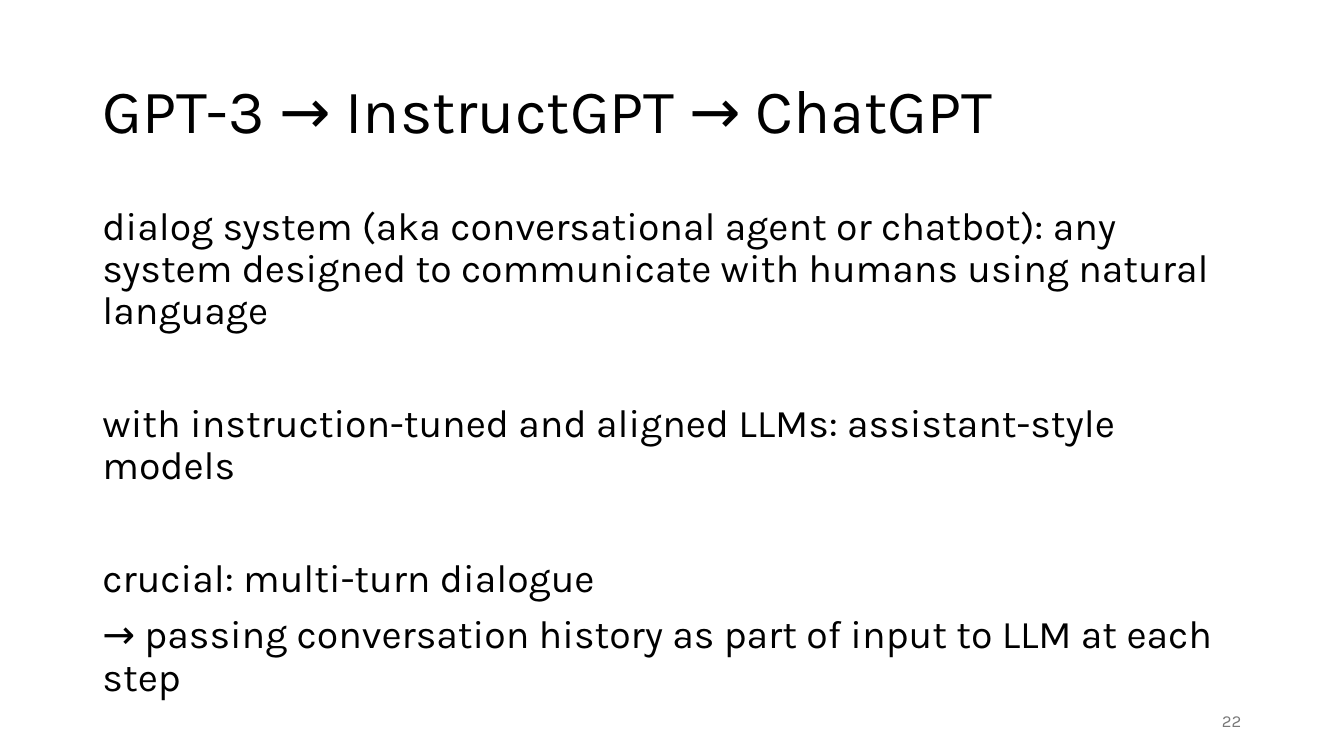
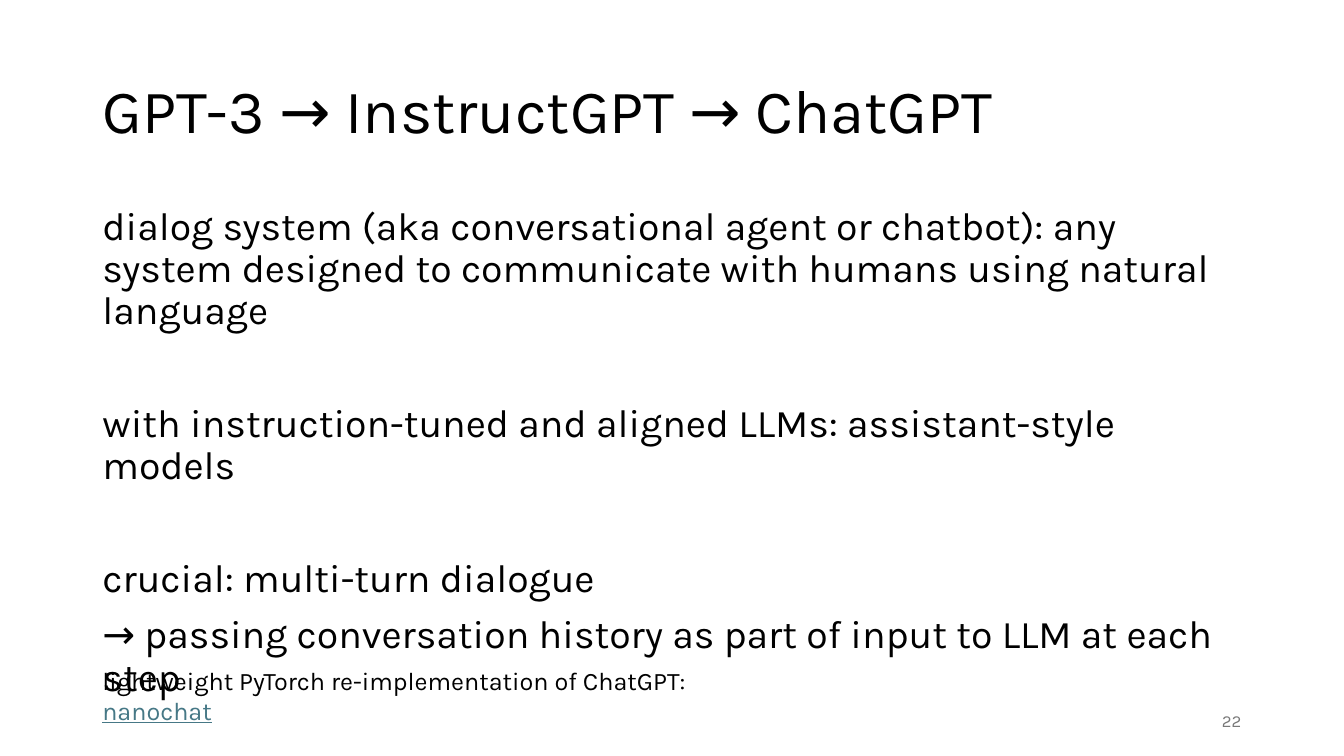
Before and after one commit to FelixWick/language_models, a slide deck: slide 22 of slides/5_finetuning.pptx. Drawn at 1344x756 pixels with LibreOffice and Linux fonts; fonts in the diff are those of the drawing. Boxes give left, top, right and bottom in pixels: in the first picture for what was removed or moved away, otherwise in the second. Text is boxed around its words. In the diff, an @@ line names an element or a change of style, - is before the commit and + after.

Commit message:
nanochat

```diff
--- a/slides/5_finetuning.pptx
+++ b/slides/5_finetuning.pptx
@@ text added at [102, 668, 686, 723], 18 pt, text #000000 @@
+lightweight PyTorch re-implementation of ChatGPT: nanochat
```
Also in this commit, not shown: 1 other file.
